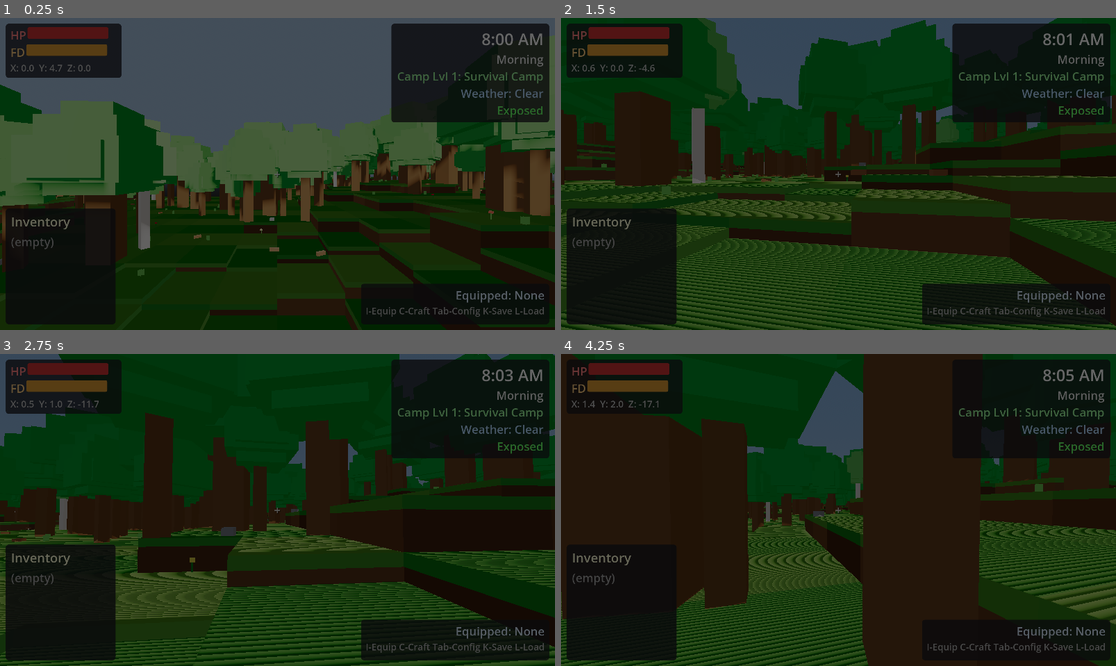
Above: before the commit, frames 1-4 (two rows, left to right).
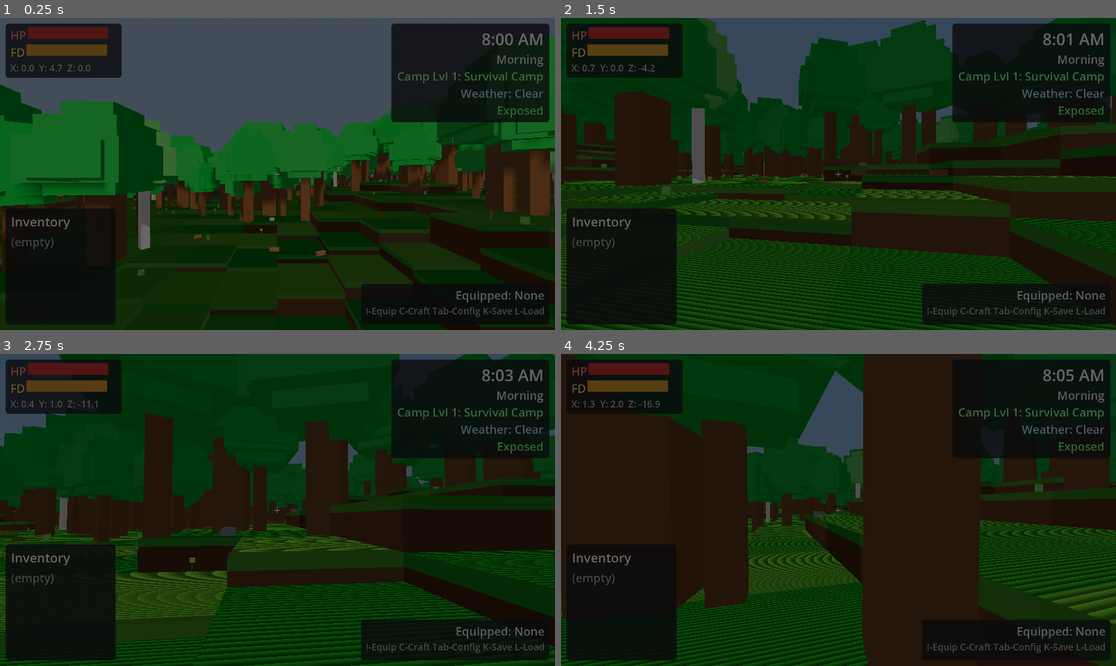
Above: after the commit, the same moments.

Repository: adchamberlain/into-the-wild
Game: Godot game, scene res://scenes/main.tscn
The game is run twice, just before and just after one commit, with the same random seed, the same clock (stepped at 60 frames per second) and the same inputs.
Inputs (mouse positions are in pixels of both pictures, inside the frame that each line leads up to):
- Up to frame 1 (0.25 s): no input
- Up to frame 2 (1.5 s): tap Enter at 0.5 s; move the mouse to (866, 174) at 0.52 s; hold W from 0.53 s (still down); tap E (interact) at 0.6, 1.35 s; tap Space (jump) at 0.77 s; move the mouse to (810, 174) at 1.27 s
- Up to frame 3 (2.75 s): keep holding W; tap Space (jump) at 1.52 s; move the mouse to (288, 503) at 2.02 s; hold Shift (sprint) from 2.03 s (still down); tap E (interact) at 2.3 s
- Up to frame 4 (4.25 s): keep holding W; move the mouse to (832, 516) at 2.77 s; release Shift (sprint) at 2.78 s; tap R at 2.85 s; tap Space (jump) at 3.02, 3.77 s; tap E (interact) at 3.05, 3.8 s; move the mouse to (877, 513) at 3.52 s; tap Q at 3.6 s

The runs differ from the first frame. In frame 1, 14% of the frame differs, in the area x 0-100%, y 5-70%; in frame 2, 9.1%; in frame 3, 7.3%; in frame 4, 7.3%.

Commit message:
Performance optimizations and crafting UI font fix
CPU optimizations:
- Throttle HUD coordinate/protection updates to 10x/sec
- Throttle player raycast checks to 10x/sec
- Throttle weather storm fire checks to 2x/sec
- Throttle placement validation to 10x/sec
- Throttle resource respawn checks to every 5 seconds
- Cache camera reference in environment_manager
- Cache fire pits and shelters arrays in campsite_manager
- Skip chunk queue processing when empty
- Remove frequent print statements from inventory and player

GPU optimizations:
- Disable SSIL (very expensive post-processing)
- Disable Glow effect
- Reduce star particle count from 800 to 200
- Reduce chunk render distance from 3 to 2
- Add 60 FPS cap in project settings
- Enable VSync

Other:
- Fix crafting menu to use standard HUD font

Co-Authored-By: Claude Opus 4.5 <noreply@anthropic.com>

Diff:
--- a/project.godot
+++ b/project.godot
@@ -12,6 +12,7 @@
 
 config/name="Into the Wild"
 run/main_scene="res://scenes/main.tscn"
+run/max_fps=60
 config/features=PackedStringArray("4.5", "Forward Plus")
 config/icon="res://icon.svg"
 
@@ -20,6 +21,7 @@
 window/size/viewport_width=1920
 window/size/viewport_height=1080
 window/size/mode=2
+window/vsync/vsync_mode=1
 
 [input]
 
--- a/scenes/ui/crafting_ui.tscn
+++ b/scenes/ui/crafting_ui.tscn
@@ -1,6 +1,7 @@
-[gd_scene load_steps=2 format=3 uid="uid://crafting001"]
+[gd_scene load_steps=3 format=3 uid="uid://crafting001"]
 
 [ext_resource type="Script" path="res://scripts/ui/crafting_ui.gd" id="1_crafting"]
+[ext_resource type="Font" uid="uid://font001" path="res://resources/hud_font.tres" id="2_font"]
 
 [node name="CraftingUI" type="CanvasLayer"]
 layer = 2
@@ -32,6 +33,7 @@
 [node name="TitleLabel" type="Label" parent="Panel/MarginContainer/VBoxContainer"]
 layout_mode = 2
 theme_override_colors/font_color = Color(1, 0.9, 0.7, 1)
+theme_override_fonts/font = ExtResource("2_font")
 theme_override_font_sizes/font_size = 52
 text = "Crafting"
 horizontal_alignment = 1
@@ -42,6 +44,7 @@
 [node name="HintLabel" type="Label" parent="Panel/MarginContainer/VBoxContainer"]
 layout_mode = 2
 theme_override_colors/font_color = Color(0.6, 0.6, 0.6, 1)
+theme_override_fonts/font = ExtResource("2_font")
 theme_override_font_sizes/font_size = 28
 text = "Press C to close"
 horizontal_alignment = 1
--- a/scripts/campsite/campsite_manager.gd
+++ b/scripts/campsite/campsite_manager.gd
@@ -33,6 +33,10 @@
 var placed_structures: Array[Node] = []
 var structure_counts: Dictionary = {}  # structure_type -> count
 
+# Performance: cached arrays for frequently-queried structure types
+var _cached_fire_pits: Array[Node] = []
+var _cached_shelters: Array[Node] = []
+
 # Progress flags
 var has_crafted_tool: bool = false
 var has_crafted_fishing_rod: bool = false
@@ -120,6 +124,12 @@
 		structure_counts[structure_type] = 0
 	structure_counts[structure_type] += 1
 
+	# Update cached arrays for performance
+	if structure_type == "fire_pit":
+		_cached_fire_pits.append(structure)
+	if structure.has_method("is_in_protection_range"):
+		_cached_shelters.append(structure)
+
 	# Connect to destruction signal
 	if structure.has_signal("structure_destroyed"):
 		structure.structure_destroyed.connect(_on_structure_destroyed.bind(structure, structure_type))
@@ -141,6 +151,14 @@
 		structure_counts[structure_type] -= 1
 		if structure_counts[structure_type] <= 0:
 			structure_counts.erase(structure_type)
+
+	# Update cached arrays
+	var fire_idx: int = _cached_fire_pits.find(structure)
+	if fire_idx != -1:
+		_cached_fire_pits.remove_at(fire_idx)
+	var shelter_idx: int = _cached_shelters.find(structure)
+	if shelter_idx != -1:
+		_cached_shelters.remove_at(shelter_idx)
 
 	structure_removed.emit(structure, structure_type)
 	print("[CampsiteManager] Removed %s" % structure_type)
@@ -286,21 +304,25 @@
 
 
 ## Check if player is near any fire (for warmth).
+## Uses cached fire pit array for performance.
 func is_near_fire(player_pos: Vector3, max_distance: float = 5.0) -> bool:
-	for structure: Node in placed_structures:
+	for structure: Node in _cached_fire_pits:
+		if not is_instance_valid(structure):
+			continue
 		if structure.has_method("is_in_warmth_range"):
 			if structure.is_in_warmth_range(player_pos):
 				return true
-		elif structure.has_method("get") and structure.get("structure_type") == "fire_pit":
-			if structure.global_position.distance_to(player_pos) <= max_distance:
-				return true
+		elif structure.global_position.distance_to(player_pos) <= max_distance:
+			return true
 	return false
 
 
 ## Check if player is in any shelter.
+## Uses cached shelter array for performance.
 func is_in_shelter(player_pos: Vector3) -> bool:
-	for structure: Node in placed_structures:
-		if structure.has_method("is_in_protection_range"):
-			if structure.is_in_protection_range(player_pos):
-				return true
+	for structure: Node in _cached_shelters:
+		if not is_instance_valid(structure):
+			continue
+		if structure.is_in_protection_range(player_pos):
+			return true
 	return false
--- a/scripts/campsite/placement_system.gd
+++ b/scripts/campsite/placement_system.gd
@@ -17,6 +17,11 @@
 var current_structure_type: String = ""
 var current_item_type: String = ""
 var is_valid_placement: bool = false
+
+# Performance: throttle validation checks
+const VALIDATION_INTERVAL: float = 0.1  # Check 10x/sec instead of every frame
+var validation_timer: float = 0.0
+var last_preview_pos: Vector3 = Vector3.ZERO
 
 # Preview instance
 var preview_instance: Node3D = null
@@ -46,7 +51,7 @@
 
 func _process(delta: float) -> void:
 	if is_placing and preview_instance:
-		_update_preview_position()
+		_update_preview_position(delta)
 
 
 func _input(event: InputEvent) -> void:
@@ -203,7 +208,7 @@
 
 
 ## Update preview position based on player aim.
-func _update_preview_position() -> void:
+func _update_preview_position(delta: float) -> void:
 	if not player or not camera or not preview_instance:
 		return
 
@@ -227,12 +232,17 @@
 	if look_dir.length_squared() > 0.001:
 		preview_instance.look_at(target_pos + look_dir, Vector3.UP)
 
-	# Validate placement
-	is_valid_placement = _validate_placement(target_pos)
-
-	# Update color
-	if preview_material:
-		preview_material.albedo_color = valid_color if is_valid_placement else invalid_color
+	# Throttle validation - only run expensive physics query periodically or when position changes
+	validation_timer += delta
+	var pos_changed: bool = target_pos.distance_squared_to(last_preview_pos) > 0.01
+	if validation_timer >= VALIDATION_INTERVAL or pos_changed:
+		validation_timer = 0.0
+		last_preview_pos = target_pos
+		is_valid_placement = _validate_placement(target_pos)
+
+		# Update color
+		if preview_material:
+			preview_material.albedo_color = valid_color if is_valid_placement else invalid_color
 
 
 ## Validate if the current position is valid for placement.
--- a/scripts/player/inventory.gd
+++ b/scripts/player/inventory.gd
@@ -28,7 +28,6 @@
 	item_added.emit(resource_type, amount, new_total)
 	inventory_changed.emit()
 
-	print("[Inventory] Added %d x %s (Total: %d)" % [amount, resource_type, new_total])
 	return new_total
 
 
@@ -51,7 +50,6 @@
 	item_removed.emit(resource_type, amount, new_total)
 	inventory_changed.emit()
 
-	print("[Inventory] Removed %d x %s (Total: %d)" % [amount, resource_type, new_total])
 	return true
 
 
--- a/scripts/player/player_controller.gd
+++ b/scripts/player/player_controller.gd
@@ -33,6 +33,10 @@
 var is_resting: bool = false
 var resting_in_structure: Node = null  # The shelter we're resting in
 var is_in_water: bool = false
+
+# Performance: throttle raycast checks
+const INTERACTION_CHECK_INTERVAL: float = 0.1  # Check 10x/sec instead of 60x/sec
+var interaction_check_timer: float = 0.0
 
 # Fall-through protection (debug only - world floor provides actual protection)
 var fall_warning_y: float = -50.0  # Log warning if player falls this low
@@ -125,8 +129,11 @@
 
 	move_and_slide()
 
-	# Update interaction target
-	_update_interaction_target()
+	# Throttle interaction raycast checks for performance
+	interaction_check_timer += delta
+	if interaction_check_timer >= INTERACTION_CHECK_INTERVAL:
+		interaction_check_timer = 0.0
+		_update_interaction_target()
 
 	# Fall-through protection: track safe position and recover if fallen
 	_update_fall_protection(delta)
@@ -328,7 +335,6 @@
 			if inventory.has_item(heal_type):
 				inventory.remove_item(heal_type, 1)
 				stats.heal(HEALING_ITEMS[heal_type])
-				print("[Player] Used 1 %s, +%.0f health" % [heal_type, HEALING_ITEMS[heal_type]])
 				return
 
 	# Try to eat any available food, prioritizing items with most hunger restore
@@ -345,11 +351,6 @@
 		if stats.hunger < stats.max_hunger:
 			inventory.remove_item(best_food, 1)
 			stats.eat(best_value)
-			print("[Player] Ate 1 %s" % best_food)
-		else:
-			print("[Player] Already full, can't eat")
-	else:
-		print("[Player] No food in inventory")
 
 
 func _notification(what: int) -> void:
--- a/scripts/resources/resource_manager.gd
+++ b/scripts/resources/resource_manager.gd
@@ -21,6 +21,10 @@
 var all_resources: Array[ResourceNode] = []
 var last_hour: int = -1  # Track for day rollover
 
+# Performance: throttle respawn checks
+const RESPAWN_CHECK_INTERVAL: float = 5.0  # Only check every 5 seconds
+var respawn_check_timer: float = 0.0
+
 
 func _ready() -> void:
 	# Get references
@@ -34,7 +38,7 @@
 	call_deferred("_discover_resources")
 
 
-func _process(_delta: float) -> void:
+func _process(delta: float) -> void:
 	if not time_manager:
 		return
 
@@ -47,7 +51,11 @@
 	if not respawn_enabled or depleted_resources.is_empty():
 		return
 
-	_check_respawns()
+	# Throttle respawn checks - no need to check every frame
+	respawn_check_timer += delta
+	if respawn_check_timer >= RESPAWN_CHECK_INTERVAL:
+		respawn_check_timer = 0.0
+		_check_respawns()
 
 
 ## Called when a new day starts (hour rolls over from 23 to 0).
--- a/scripts/ui/crafting_ui.gd
+++ b/scripts/ui/crafting_ui.gd
@@ -1,5 +1,8 @@
 extends CanvasLayer
 ## UI for the crafting system. Toggle with C key.
+
+# Standard HUD font
+const HUD_FONT: Font = preload("res://resources/hud_font.tres")
 
 @export var player_path: NodePath
 
@@ -108,6 +111,7 @@
 		else:
 			button.text = recipe_name
 		button.disabled = not can_craft_recipe
+		button.add_theme_font_override("font", HUD_FONT)
 		button.add_theme_font_size_override("font_size", 36)
 		button.pressed.connect(_on_craft_pressed.bind(recipe_id))
 		container.add_child(button)
@@ -124,6 +128,7 @@
 
 		var ingredients_label: Label = Label.new()
 		ingredients_label.text = ingredients_text
+		ingredients_label.add_theme_font_override("font", HUD_FONT)
 		ingredients_label.add_theme_font_size_override("font_size", 28)
 		ingredients_label.add_theme_color_override("font_color", Color(0.7, 0.7, 0.7, 1) if can_craft_recipe else Color(0.5, 0.4, 0.4, 1))
 		container.add_child(ingredients_label)
@@ -131,6 +136,7 @@
 		# Description
 		var desc_label: Label = Label.new()
 		desc_label.text = "  " + description
+		desc_label.add_theme_font_override("font", HUD_FONT)
 		desc_label.add_theme_font_size_override("font_size", 26)
 		desc_label.add_theme_color_override("font_color", Color(0.6, 0.6, 0.6, 1))
 		container.add_child(desc_label)
--- a/scripts/ui/hud.gd
+++ b/scripts/ui/hud.gd
@@ -76,6 +76,10 @@
 
 # Cache of item labels for quick updates
 var item_labels: Dictionary = {}
+
+# Performance: throttle expensive updates
+const HUD_UPDATE_INTERVAL: float = 0.1  # Update coordinates/protection every 100ms
+var hud_update_timer: float = 0.0
 
 
 func _ready() -> void:
@@ -345,11 +349,12 @@
 
 
 func _process(delta: float) -> void:
-	# Update coordinates display
-	_update_coordinates_display()
-
-	# Update protection status continuously
-	_update_protection_display()
+	# Throttle expensive HUD updates (coordinates, protection status)
+	hud_update_timer += delta
+	if hud_update_timer >= HUD_UPDATE_INTERVAL:
+		hud_update_timer = 0.0
+		_update_coordinates_display()
+		_update_protection_display()
 
 	# Handle weather damage flash
 	if weather_damage_flash_timer > 0:
--- a/scripts/world/chunk_manager.gd
+++ b/scripts/world/chunk_manager.gd
@@ -4,7 +4,7 @@
 
 # Chunk configuration
 @export var chunk_size_cells: int = 16  # Cells per chunk side (16x16 = 256 cells per chunk)
-@export var render_distance: int = 3  # Chunks to load in each direction from player
+@export var render_distance: int = 2  # Chunks to load in each direction (reduced from 3 for performance)
 @export var cell_size: float = 3.0  # Size of each terrain cell
 
 # Terrain generation settings (shared with chunks)
@@ -100,8 +100,9 @@
 		last_player_chunk = player_chunk
 		_update_chunks_around_player()
 
-	# Process chunk loading/unloading queue
-	_process_chunk_queues()
+	# Process chunk loading/unloading queue (skip if nothing to do)
+	if not chunks_to_load.is_empty() or not chunks_to_unload.is_empty():
+		_process_chunk_queues()
 
 
 func _setup_noise() -> void:
--- a/scripts/world/environment_manager.gd
+++ b/scripts/world/environment_manager.gd
@@ -32,7 +32,7 @@
 ]
 
 # Sky settings
-@export var star_count: int = 800
+@export var star_count: int = 200  # Reduced from 800 for performance
 @export var moon_size: float = 8.0
 @export var moon_distance: float = 300.0
 @export var sun_size: float = 12.0
@@ -70,6 +70,9 @@
 var time_manager: Node
 var sun_light: DirectionalLight3D
 var sky_material: ProceduralSkyMaterial
+
+# Cached camera reference for performance
+var cached_camera: Camera3D = null
 
 # Weather overlay
 var current_weather: String = "Clear"
@@ -137,11 +140,10 @@
 	environment.reflected_light_source = Environment.REFLECTION_SOURCE_SKY
 	environment.tonemap_mode = Environment.TONE_MAPPER_ACES
 	environment.tonemap_white = 6.0
-	environment.ssao_enabled = false  # Disable SSAO for softer look
-	environment.ssil_enabled = true
-	environment.ssil_intensity = 0.7  # More indirect lighting
-	environment.glow_enabled = true
-	environment.glow_intensity = 0.25
+	# Disable expensive post-processing effects for better performance
+	environment.ssao_enabled = false
+	environment.ssil_enabled = false  # SSIL is very GPU-intensive
+	environment.glow_enabled = false  # Glow adds GPU overhead
 
 
 func _setup_night_sky() -> void:
@@ -575,9 +577,12 @@
 
 func _process(_delta: float) -> void:
 	# Make sky elements follow camera position (but not rotation)
-	var camera: Camera3D = get_viewport().get_camera_3d()
-	if camera:
-		var cam_pos: Vector3 = camera.global_position
+	# Use cached camera reference for performance (avoid get_viewport().get_camera_3d() every frame)
+	if not is_instance_valid(cached_camera):
+		cached_camera = get_viewport().get_camera_3d()
+
+	if cached_camera:
+		var cam_pos: Vector3 = cached_camera.global_position
 		if stars_container:
 			stars_container.global_position = cam_pos
 		if sun_container:
--- a/scripts/world/weather_manager.gd
+++ b/scripts/world/weather_manager.gd
@@ -55,6 +55,10 @@
 
 # Fire extinguish tracking
 var fire_storm_timers: Dictionary = {}  # fire_pit -> time_exposed
+
+# Performance: throttle storm fire checks
+const STORM_FIRE_CHECK_INTERVAL: float = 0.5  # Check twice per second, not every frame
+var storm_fire_check_timer: float = 0.0
 
 
 func _ready() -> void:
@@ -94,9 +98,12 @@
 		damage_check_timer = 0.0
 		_apply_weather_effects(DAMAGE_CHECK_INTERVAL)
 
-	# Handle storm fire extinguishing
+	# Handle storm fire extinguishing (throttled for performance)
 	if current_weather == Weather.STORM:
-		_update_storm_fire_effects(delta)
+		storm_fire_check_timer += delta
+		if storm_fire_check_timer >= STORM_FIRE_CHECK_INTERVAL:
+			_update_storm_fire_effects(storm_fire_check_timer)
+			storm_fire_check_timer = 0.0
 
 
 func _apply_weather_effects(delta: float) -> void:
